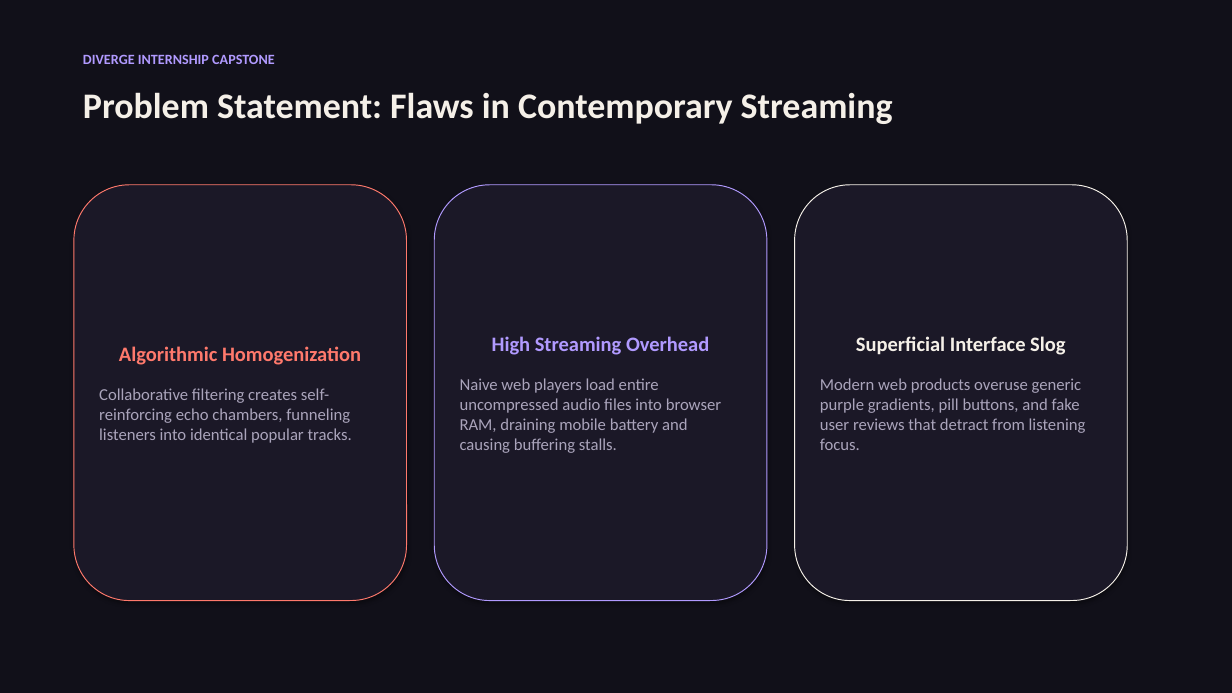
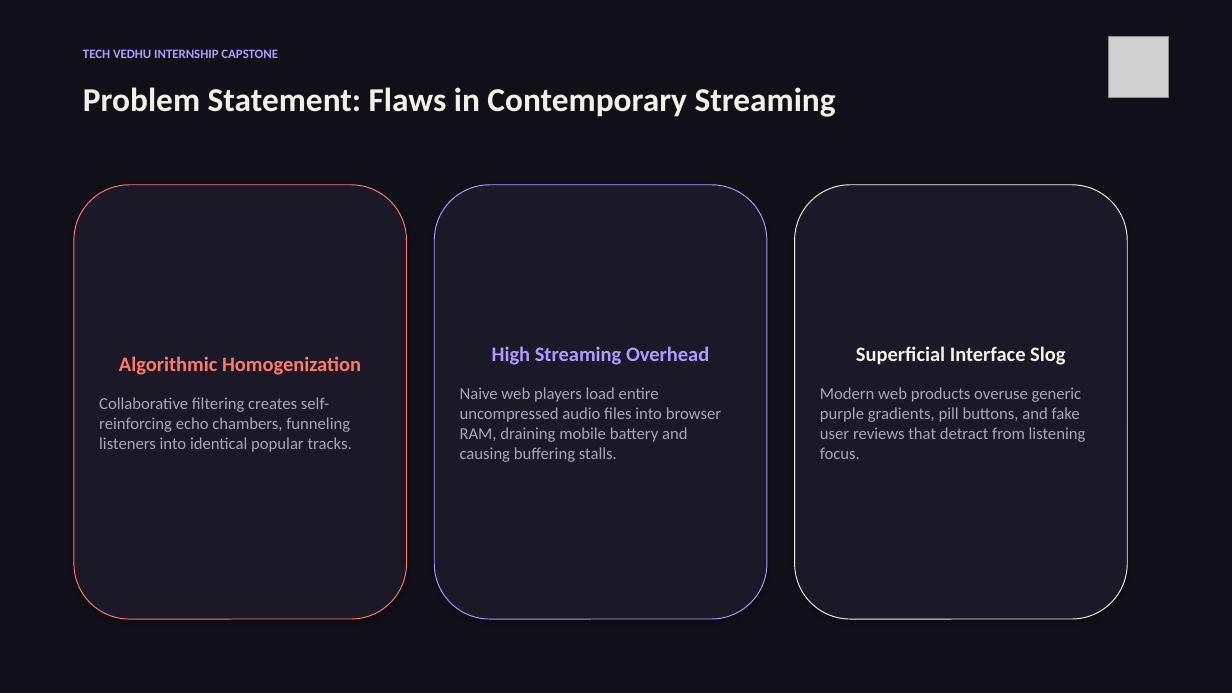
Before and after one commit to Dharsh606/DIVERGE, a slide deck: slide 3 of docs/presentation.pptx. Drawn at 1232x693 pixels with LibreOffice and Linux fonts; fonts in the diff are those of the drawing; grey boxes stand for pictures. Boxes give left, top, right and bottom in pixels: in the first picture for what was removed or moved away, otherwise in the second. Text is boxed around its words. In the diff, an @@ line names an element or a change of style, - is before the commit and + after.

Commit message:
feat: integrate official DIVERGE 3D logo, full songs audio engine, author metadata, and executive closing slide

```diff
--- a/docs/presentation.pptx
+++ b/docs/presentation.pptx
@@ text at (x1=83, y1=49, x2=278, y2=58): text changed; size 11 to 10 pt @@
-DIVERGE INTERNSHIP CAPSTONE
+TECH VEDHU INTERNSHIP CAPSTONE
@@ picture added at (x1=1109, y1=37, x2=1169, y2=97) @@
@@ text "Problem Statement: Flaws in Contemporary ..." at (x1=83, y1=87, x2=836, y2=117): size 28 to 26 pt @@
@@ rounded rectangle "Algorithmic Homogenization" resized from (x1=74, y1=185, x2=407, y2=601) to (x1=74, y1=185, x2=407, y2=619) @@
@@ rounded rectangle "High Streaming Overhead" resized from (x1=434, y1=185, x2=767, y2=601) to (x1=434, y1=185, x2=767, y2=619) @@
@@ rounded rectangle "Superficial Interface Slog" resized from (x1=795, y1=185, x2=1128, y2=601) to (x1=795, y1=185, x2=1128, y2=619) @@
```
Also in this commit, not shown: 10 other slides changed, 1 slide added, 1 slide removed, 16 other files.
